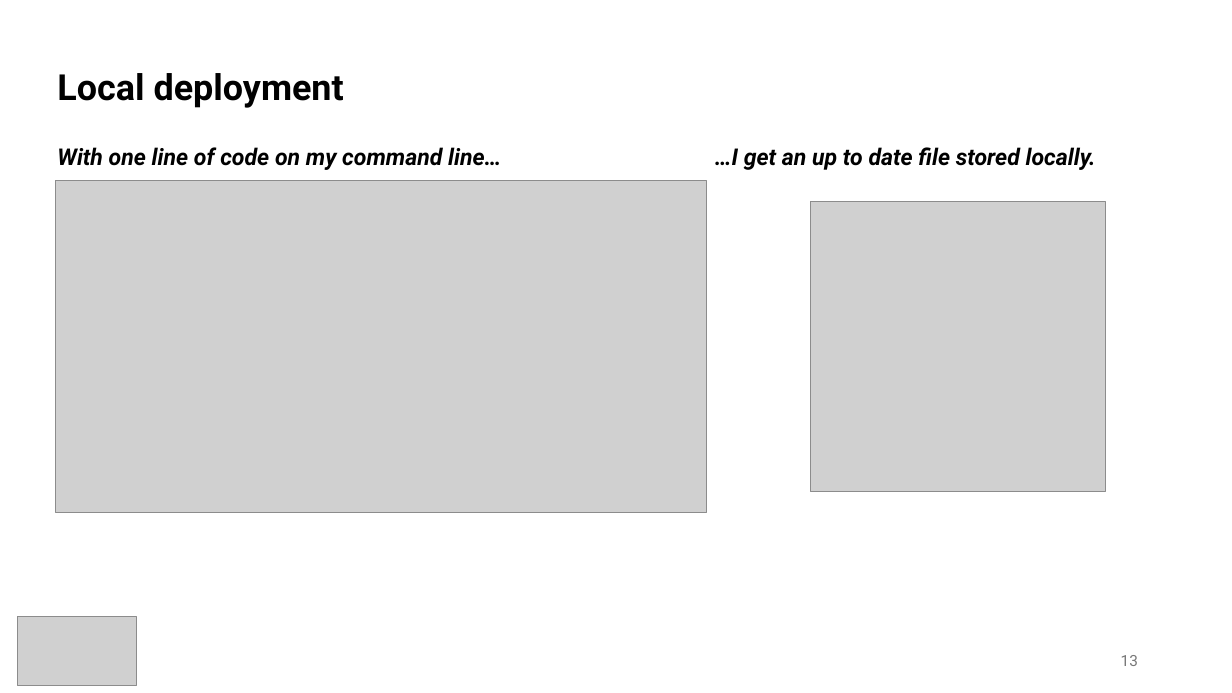
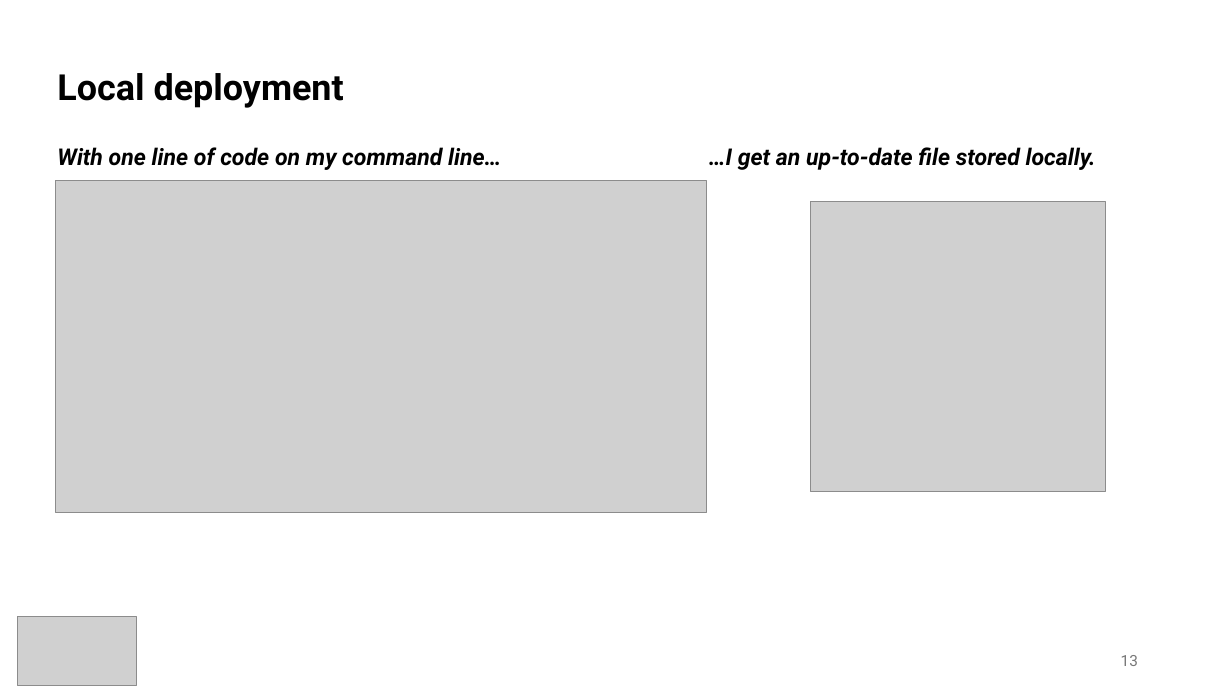
Before and after one commit to nycdepartmentoffinance/github_actions_demo, a slide deck: slide 13 of github_actions_anex.pptx. Drawn at 1232x693 pixels with LibreOffice and Linux fonts; fonts in the diff are those of the drawing; grey boxes stand for pictures. Boxes give left, top, right and bottom in pixels: in the first picture for what was removed or moved away, otherwise in the second. Text is boxed around its words. In the diff, an @@ line names an element or a change of style, - is before the commit and + after.

```diff
--- a/github_actions_anex.pptx
+++ b/github_actions_anex.pptx
@@ text at [709, 147, 1096, 170]: text changed @@
-…I get an up to date file stored locally.
+…I get an up-to-date file stored locally.
```
Also in this commit, not shown: 4 other slides changed, 1 other file.
